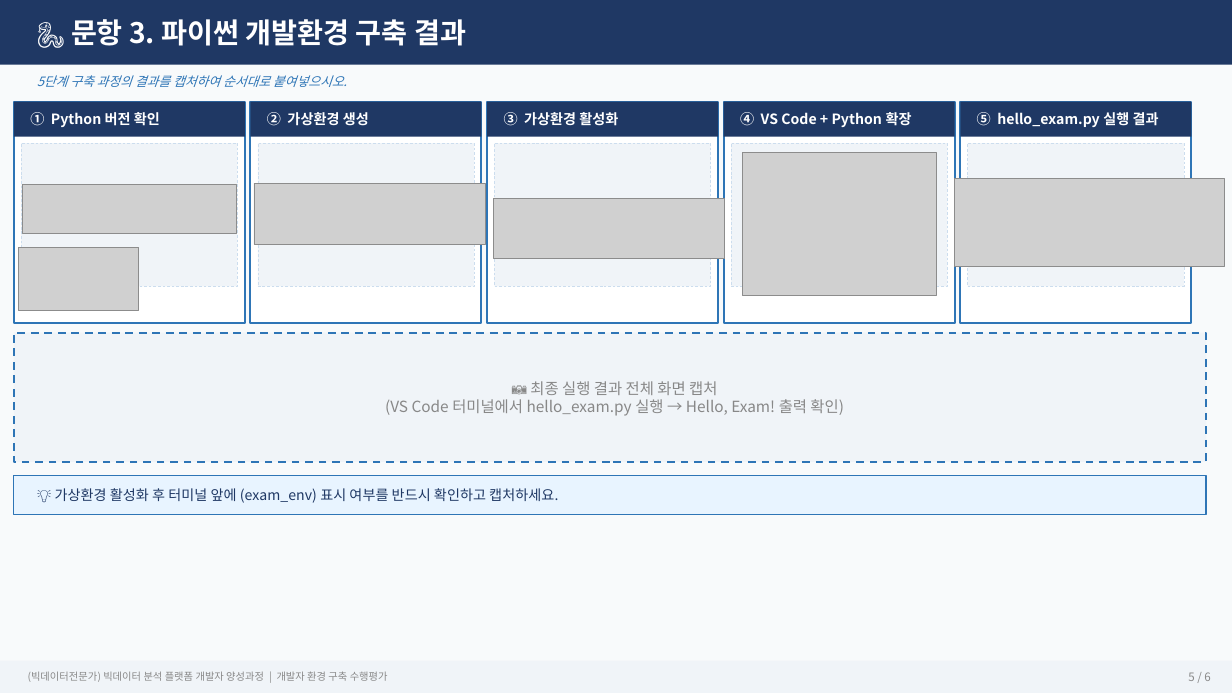
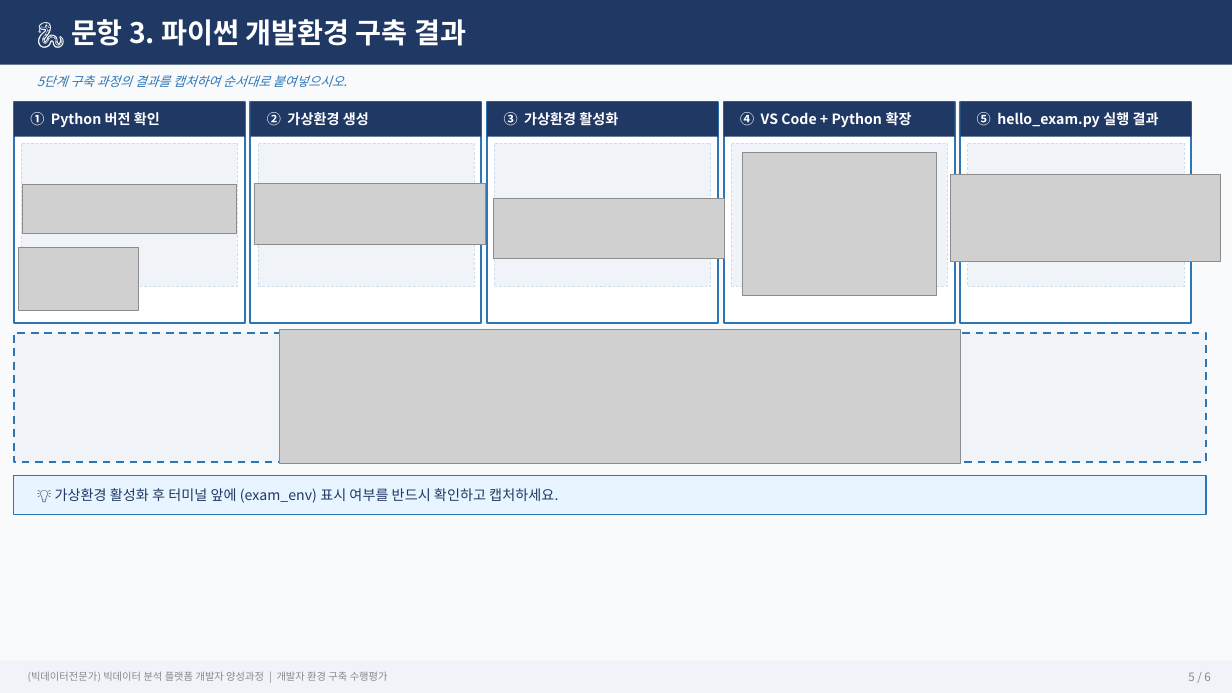
Before and after one commit to seokssaem/bigdata-2026, a slide deck: slide 5 of 01_개발자환경구축_김나현_.pptx. Drawn at 1232x693 pixels with LibreOffice and Linux fonts; fonts in the diff are those of the drawing; grey boxes stand for pictures. Boxes give left, top, right and bottom in pixels: in the first picture for what was removed or moved away, otherwise in the second. Text is boxed around its words. In the diff, an @@ line names an element or a change of style, - is before the commit and + after.

```diff
--- a/01_개발자환경구축_김나현_.pptx
+++ b/01_개발자환경구축_김나현_.pptx
@@ picture: place and size @@
-picture at bbox=[954, 179, 1225, 267]
+picture at bbox=[950, 175, 1221, 262]
@@ picture added at bbox=[280, 329, 960, 464] @@
@@ text removed at bbox=[385, 381, 844, 416] @@
-📷 최종 실행 결과 전체 화면 캡처
-(VS Code 터미널에서 hello_exam.py 실행 → Hello, Exam! 출력 확인)
```
Also in this commit, not shown: 1 other slide changed.
